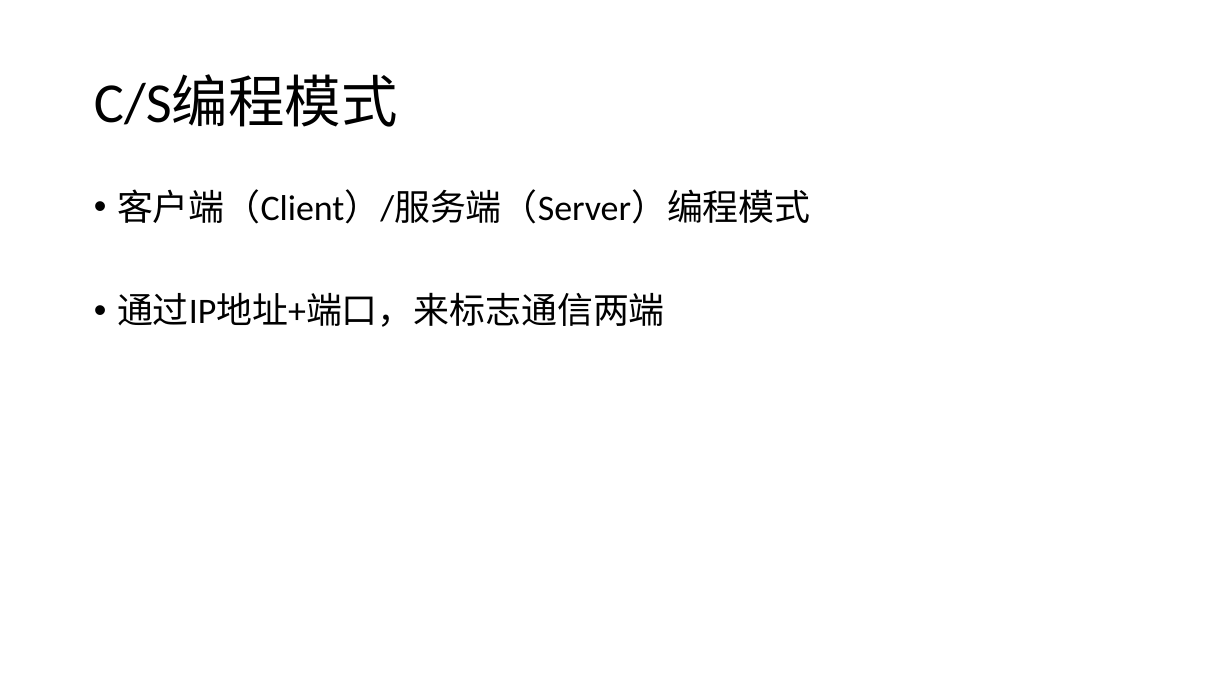
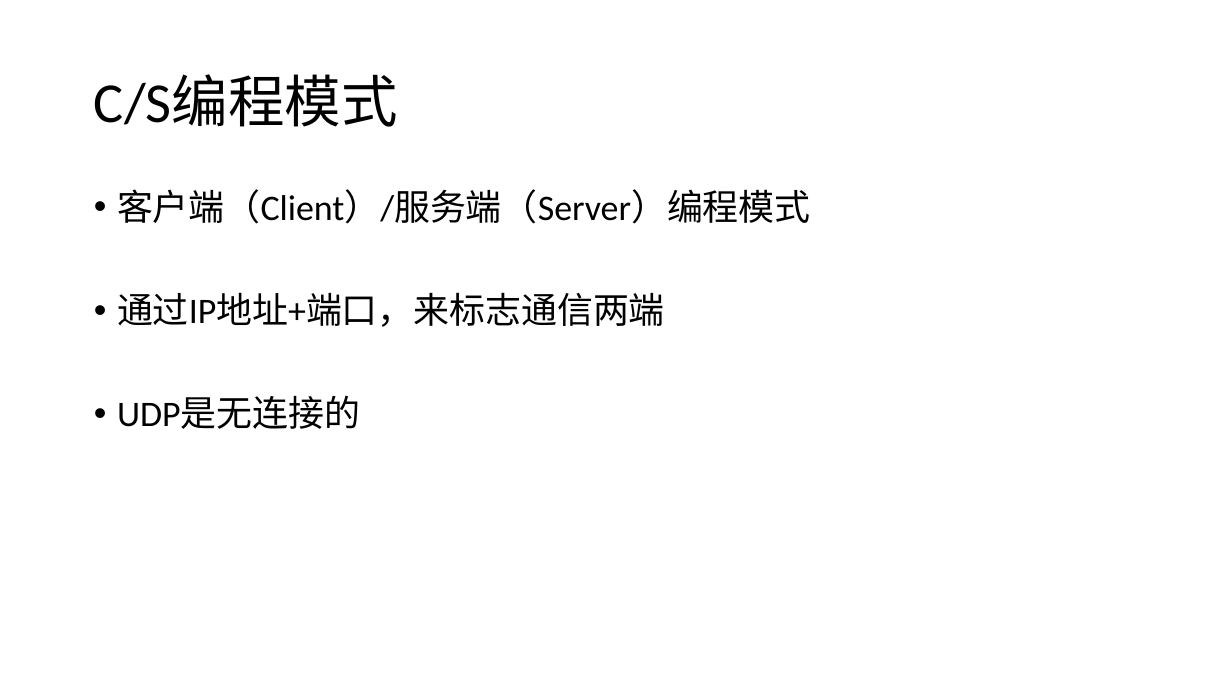
Before and after one commit to NeilKeats/SocketDemo, a slide deck: slide 2 of Windows/UDP套接字编程demo.pptx. Drawn at 1232x693 pixels with LibreOffice and Linux fonts; fonts in the diff are those of the drawing. Boxes give left, top, right and bottom in pixels: in the first picture for what was removed or moved away, otherwise in the second. Text is boxed around its words. In the diff, an @@ line names an element or a change of style, - is before the commit and + after.

Commit message:
update

```diff
--- a/Windows/UDP套接字编程demo.pptx
+++ b/Windows/UDP套接字编程demo.pptx
@@ text at [117,397,360,429]: paragraph added @@
+• UDP是无连接的
```
